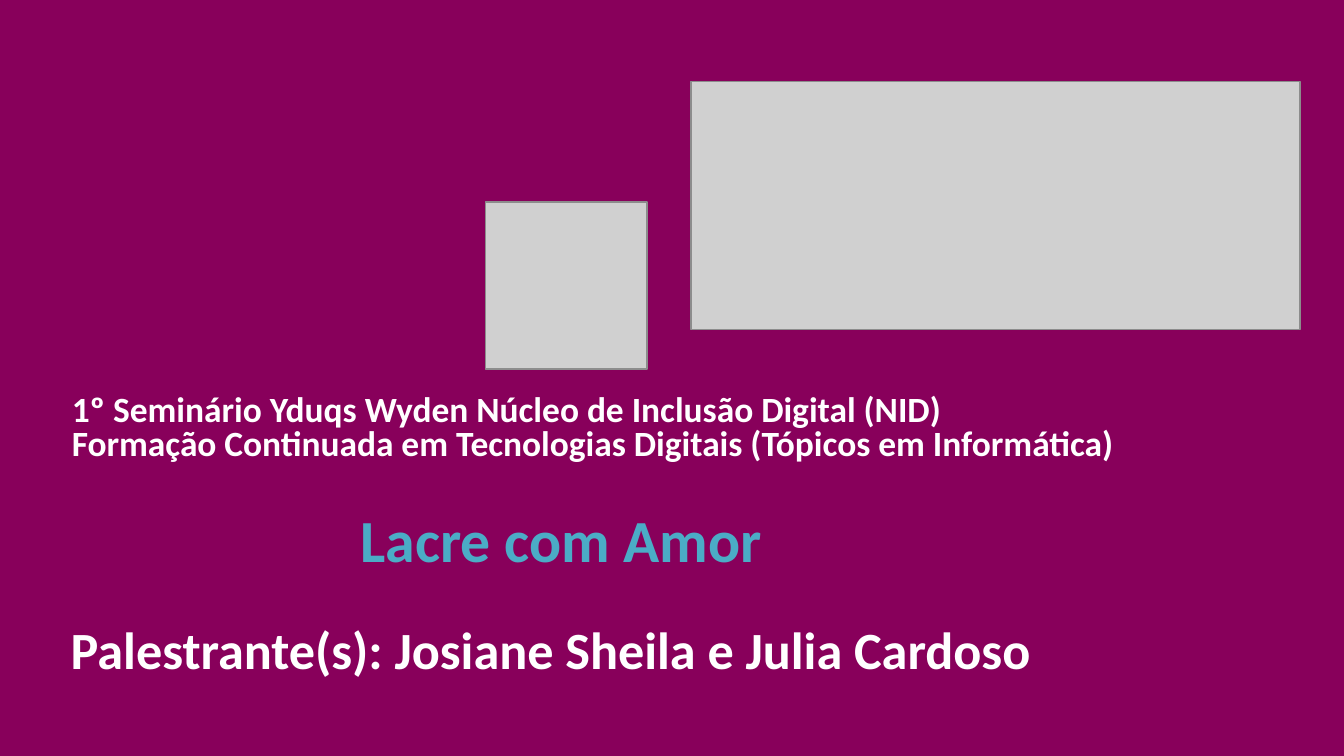
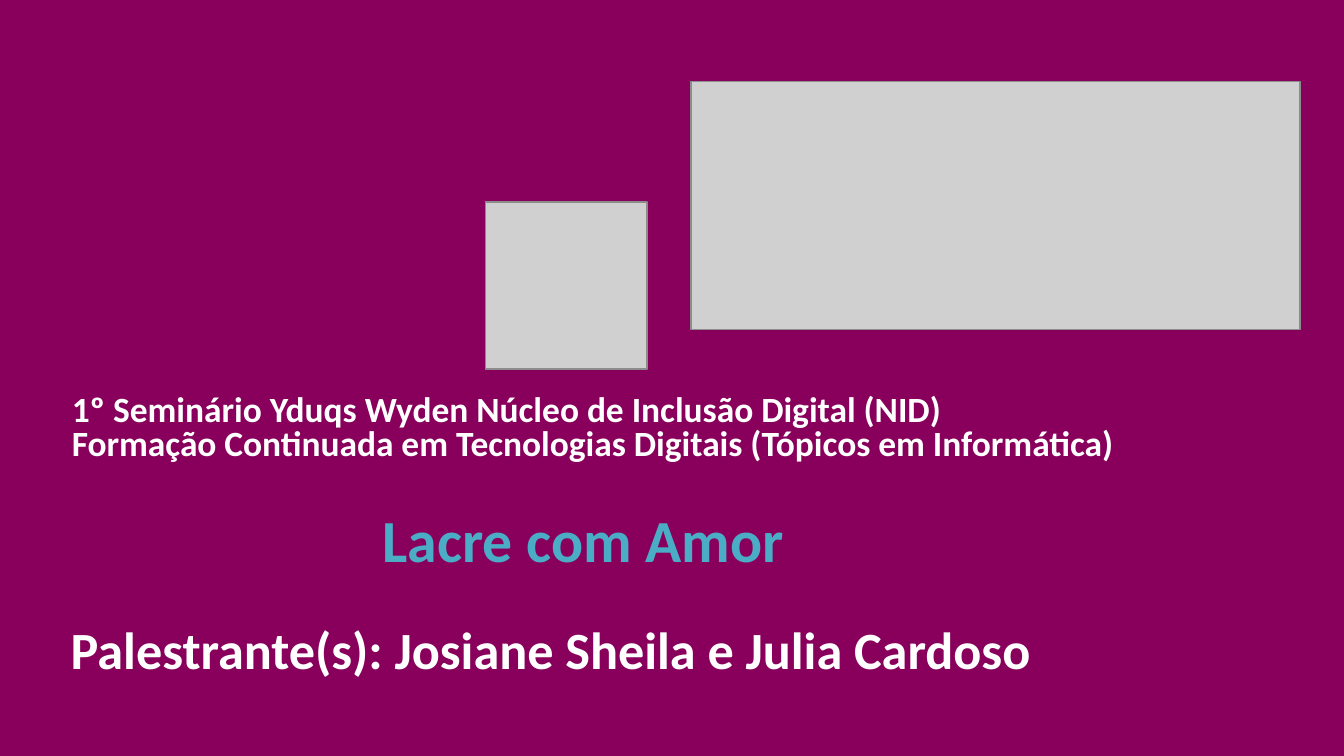
Before and after one commit to CloudEducationBrazil/nidyduqswyden, a slide deck: slide 1 of PPT Seminário NID Yduqs Wyden UniRuy 2023_2.pptx. Drawn at 1344x756 pixels with LibreOffice and Linux fonts; fonts in the diff are those of the drawing; grey boxes stand for pictures; background and template pictures are left out. Boxes give left, top, right and bottom in pixels: in the first picture for what was removed or moved away, otherwise in the second. Text is boxed around its words. In the diff, an @@ line names an element or a change of style, - is before the commit and + after.

Commit message:
ppt seminário NID .... 22112023

```diff
--- a/PPT Seminário NID Yduqs Wyden UniRuy 2023_2.pptx
+++ b/PPT Seminário NID Yduqs Wyden UniRuy 2023_2.pptx
@@ text "Lacre com Amor" at bbox=[383, 523, 784, 563]: alignment left to centre @@
```
